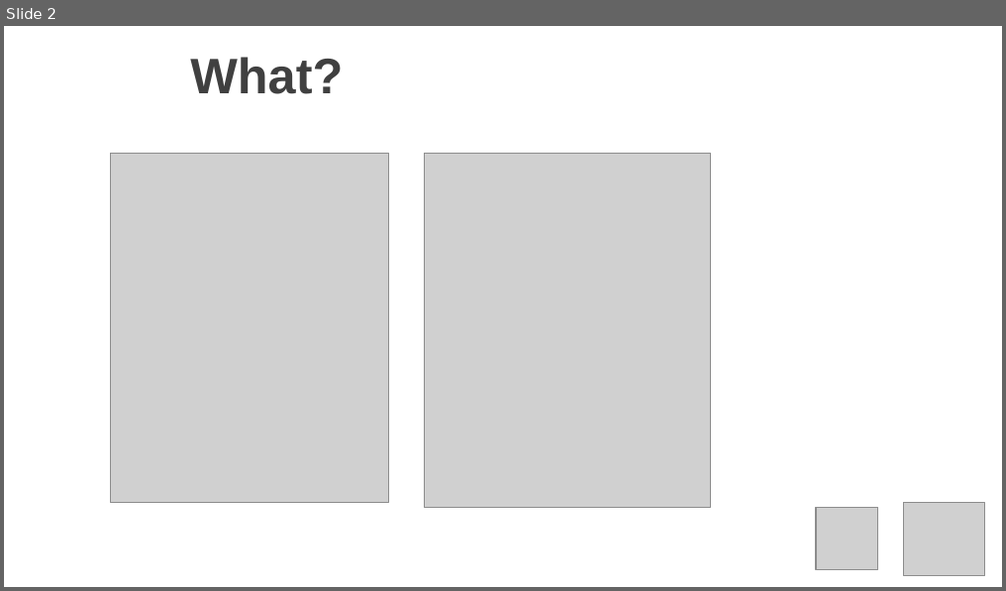
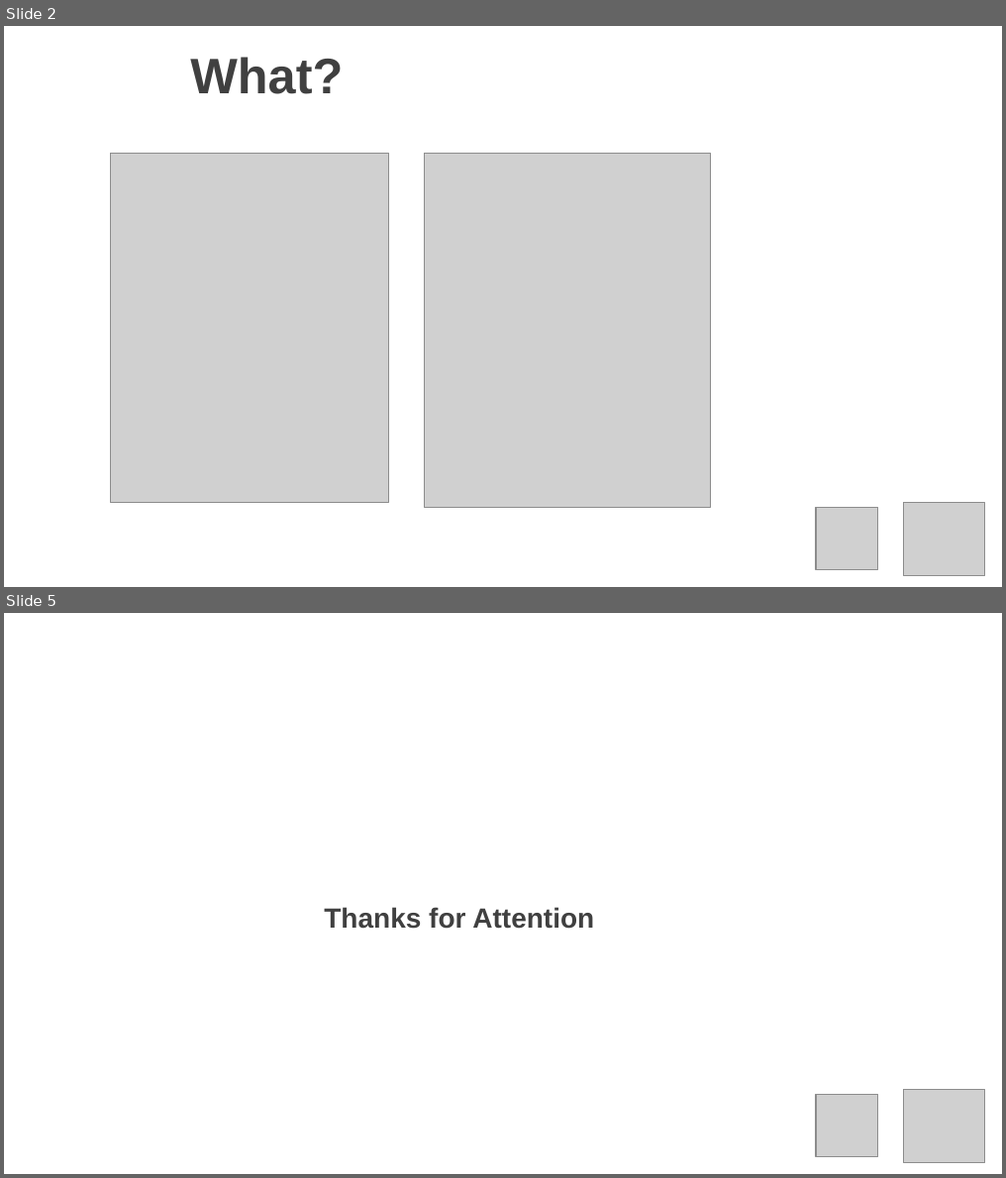
Before and after one commit to KISTI-hackathon-2017/INFORM-BUU-3, a slide deck: presentation/Successive-Urban-Sensing-Data-Prediction-CNN.pptx. Shown one above the other, each under a label of ours: slide 2 before the commit, slides 2 and 5 after it; the slides between them are not shown. The pictures are 1006x591 and 1006x1178 pixels, drawn with LibreOffice and Linux fonts; fonts in the diff are those of the drawing; grey boxes stand for pictures; background and template pictures are left out. Boxes give left, top, right and bottom in pixels: in the first picture for what was removed or moved away, otherwise in the second. Text is boxed around its words. In the diff, an @@ line names an element or a change of style, - is before the commit and + after.

Commit message:
Update presentation files

```diff
--- a/presentation/Successive-Urban-Sensing-Data-Prediction-CNN.pptx
+++ b/presentation/Successive-Urban-Sensing-Data-Prediction-CNN.pptx
@@ slide 5 added at (4,613,1002,1174), background picture (left out) @@
@@ title added at (324,907,594,929), 20 pt, text #404040, bold @@
+Thanks for Attention
@@ picture added at (816,1095,877,1157) @@
@@ picture added at (904,1090,985,1162) @@
```
Also in this commit, not shown: 2 slides changed, 1 slide removed, 1 other file.
